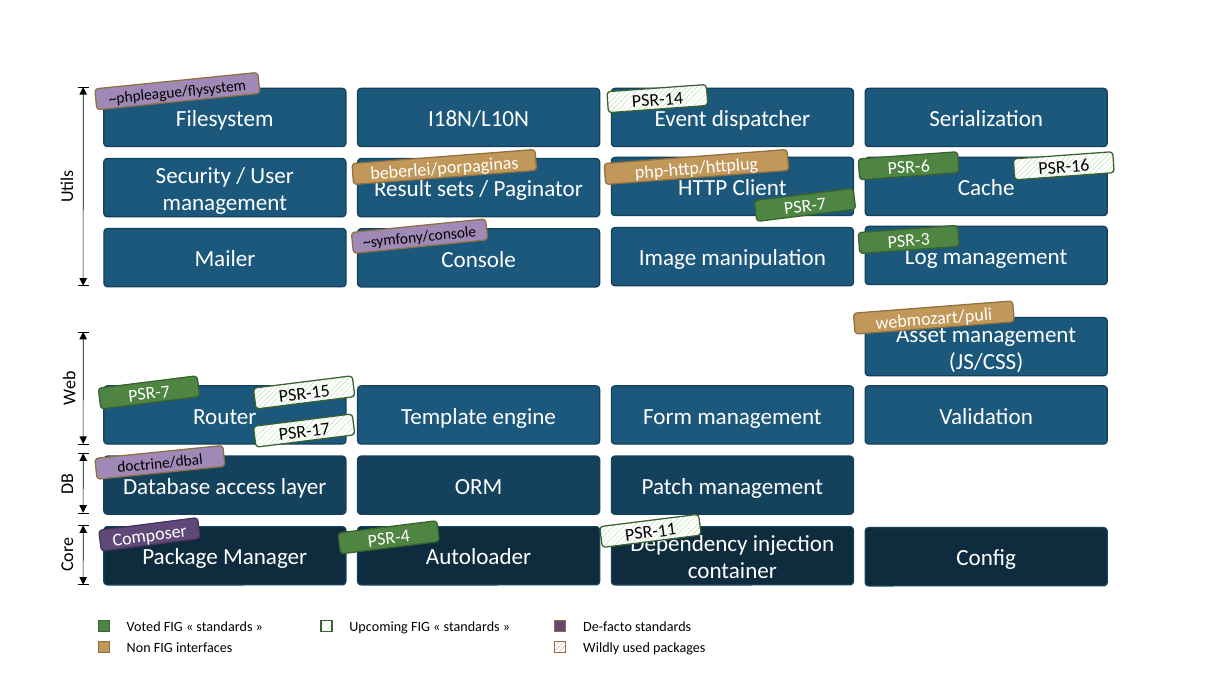
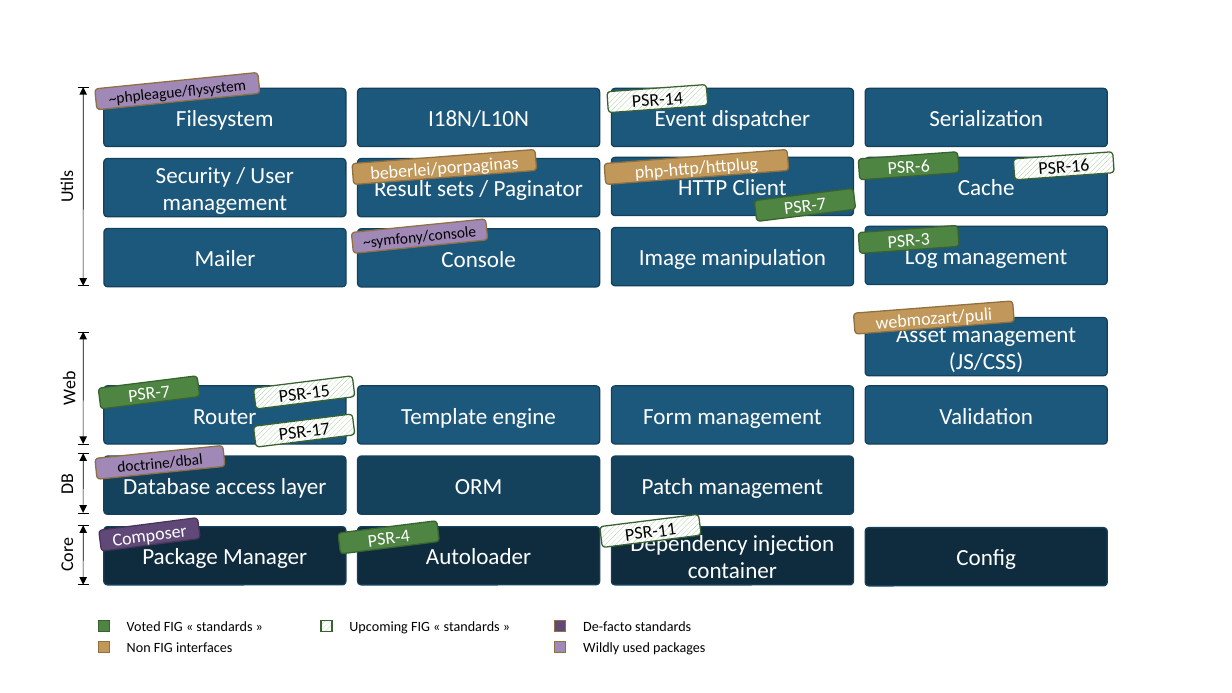
Before and after one commit to thecodingmachine/forumphp2016talk, a slide deck: slide 6 of images.pptx. Drawn at 1232x693 pixels with LibreOffice and Linux fonts; fonts in the diff are those of the drawing. Boxes give left, top, right and bottom in pixels: in the first picture for what was removed or moved away, otherwise in the second. Text is boxed around its words. In the diff, an @@ line names an element or a change of style, - is before the commit and + after.

```diff
--- a/images.pptx
+++ b/images.pptx
@@ rectangle at (555, 641, 566, 653): fill pattern #A088B7 on #FFFFFF to #A088B7 @@
```
Also in this commit, not shown: 4 slides added, 5 other files.
